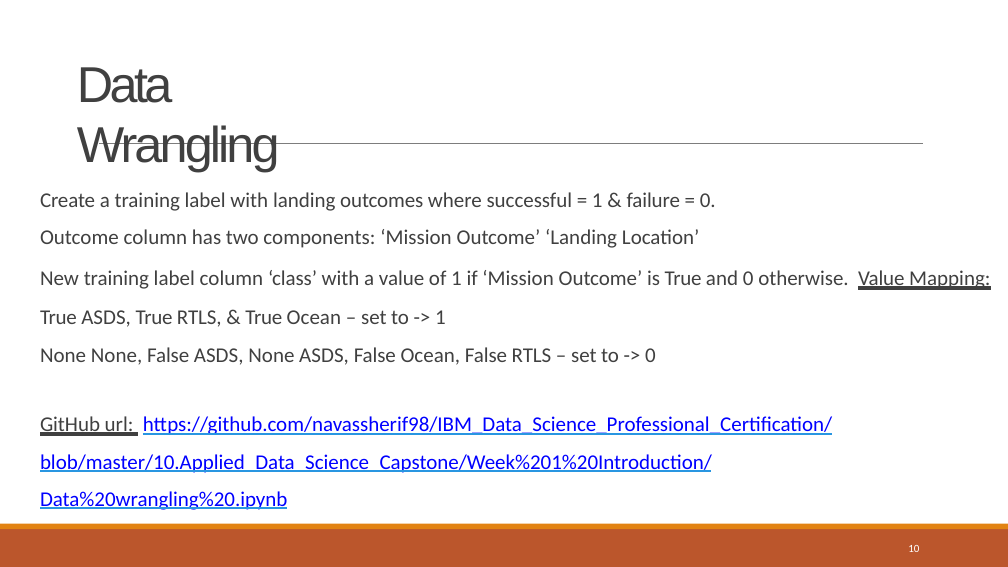
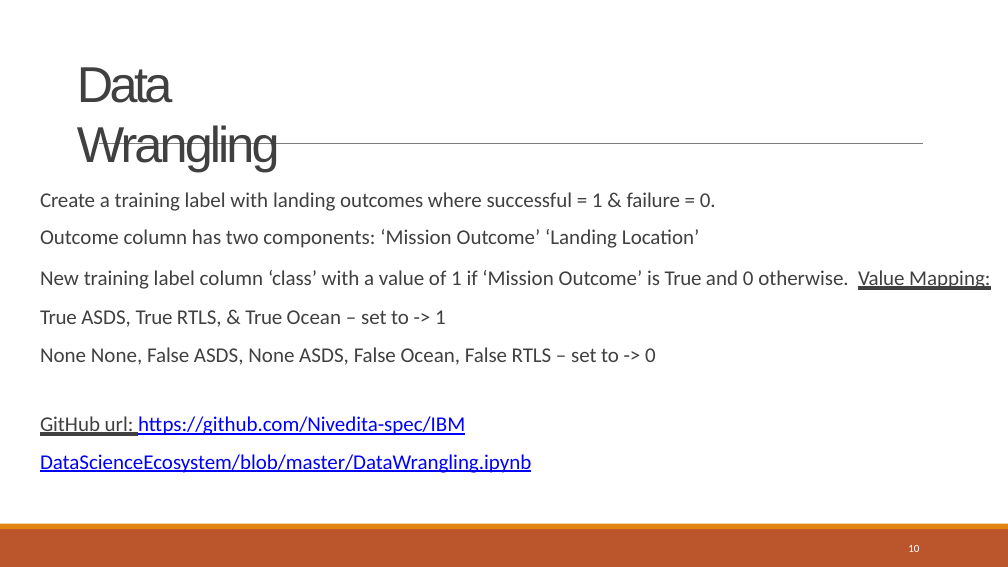
Before and after one commit to Nivedita-spec/IBM-DataScienceEcosystem, a slide deck: slide 10 of Data Science Journey.pptx. Drawn at 1008x567 pixels with LibreOffice and Linux fonts; fonts in the diff are those of the drawing. Boxes give left, top, right and bottom in pixels: in the first picture for what was removed or moved away, otherwise in the second. Text is boxed around its words. In the diff, an @@ line names an element or a change of style, - is before the commit and + after.

```diff
--- a/Data Science Journey.pptx
+++ b/Data Science Journey.pptx
@@ text at bbox=[40, 416, 531, 473]: text changed @@
-GitHub url: https://github.com/navassherif98/IBM_Data_Science_Professional_Certification/blob/master/10.Applied_Data_Science_Capstone/Week%201%20Introduction/Data%20wrangling%20.ipynb
+GitHub url: https://github.com/Nivedita-spec/IBM DataScienceEcosystem/blob/master/DataWrangling.ipynb
```
Also in this commit, not shown: 9 other slides changed.
